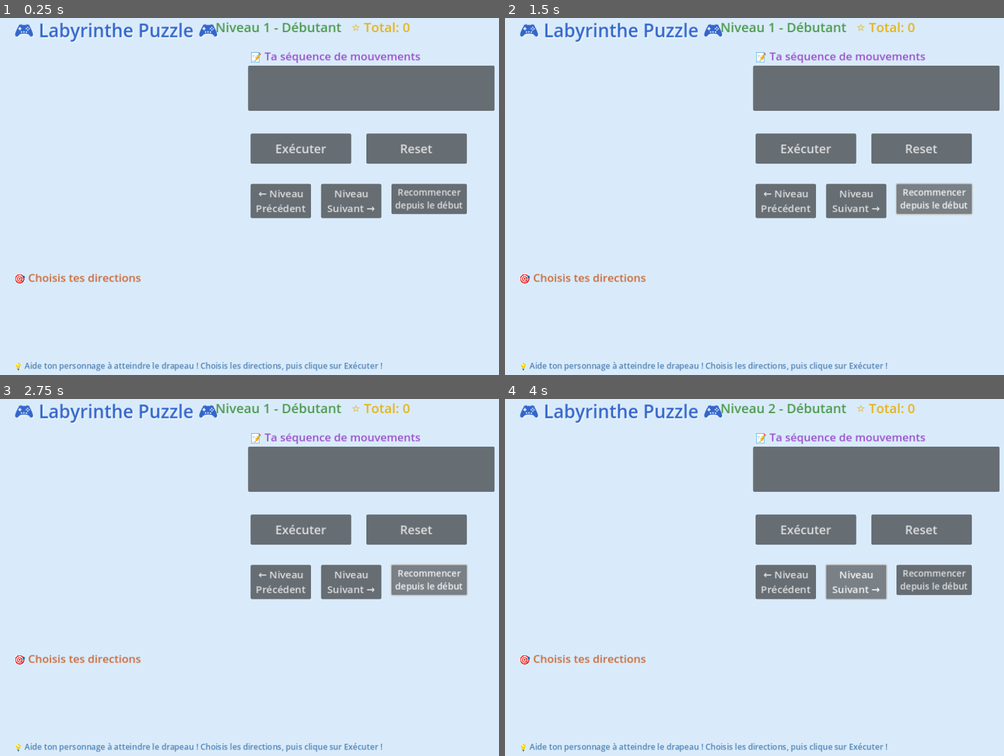
Above: before the commit, frames 1-4 (two rows, left to right).
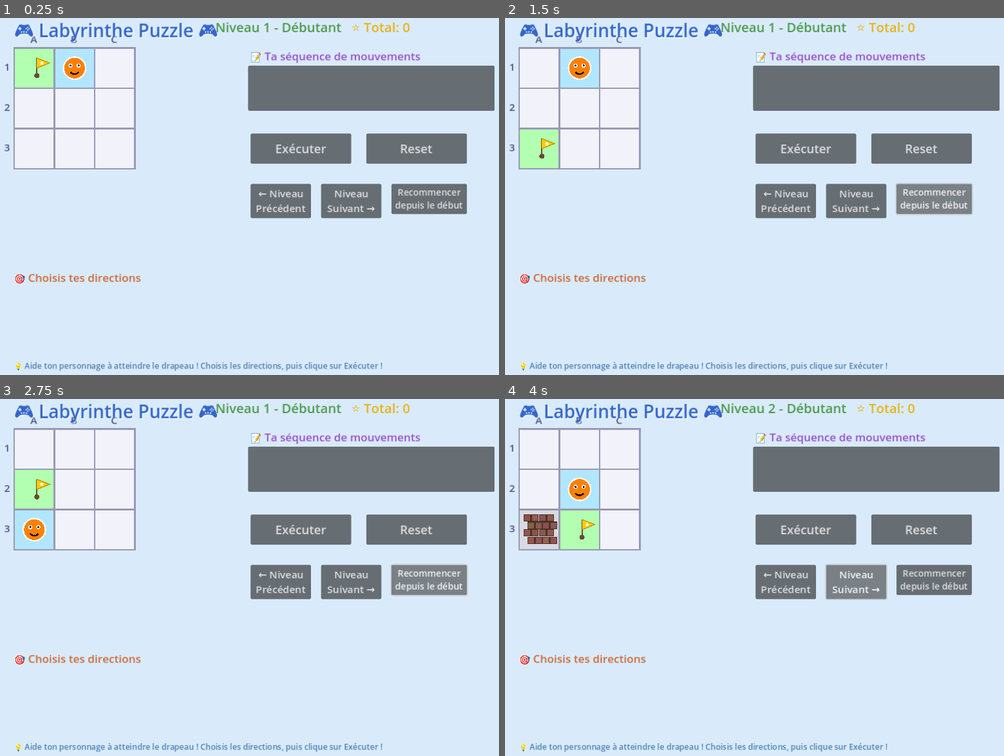
Above: after the commit, the same moments.

Repository: Robbibb/Labirinthe_Godot
Game: Godot game, scene res://Main.tscn
The game is run twice, just before and just after one commit, with the same random seed, the same clock (stepped at 60 frames per second) and the same inputs.
Inputs:
- Up to frame 1 (0.25 s): no input
- Up to frame 2 (1.5 s): click "Recommencer depuis le début" at 0.5 s; click "Recommencer depuis le début" at 1.25 s
- Up to frame 3 (2.75 s): click "Recommencer depuis le début" at 2 s
- Up to frame 4 (4 s): click "← Niveau Précédent" at 2.75 s; click "Niveau Suivant →" at 3.5 s

The runs differ from the first frame. In frame 1, 8.5% of the frame differs, in the area x 0-28%, y 5-43%; in frame 2, 8.5%; in frame 3, 8.5%; in frame 4, 8.5%.
Error in both runs: Invalid assignment of property or key 'border_width_all' with value of type 'int' on a base object of type 'StyleBoxFlat'. (res://DirectionSelector.gd:63)

Commit message:
Corriger l'ordre de rendu du Background pour qu'il n'occulte pas la grille

Diff:
--- a/Main.tscn
+++ b/Main.tscn
@@ -8,18 +8,18 @@
 [node name="GameManager" type="Node2D"]
 script = ExtResource("1")
 
+[node name="Background" type="ColorRect" parent="."]
+offset_right = 1024.0
+offset_bottom = 768.0
+color = Color(0.85, 0.92, 0.98, 1)
+mouse_filter = 2
+
 [node name="Grid" type="Node2D" parent="."]
 position = Vector2(50, 80)
 script = ExtResource("2")
 
 [node name="Player" type="Sprite2D" parent="Grid"]
 modulate = Color(1, 0.5, 0, 1)
-
-[node name="Background" type="ColorRect" parent="."]
-offset_right = 1024.0
-offset_bottom = 768.0
-color = Color(0.85, 0.92, 0.98, 1)
-mouse_filter = 2
 
 [node name="UI" type="Control" parent="."]
 layout_mode = 3
